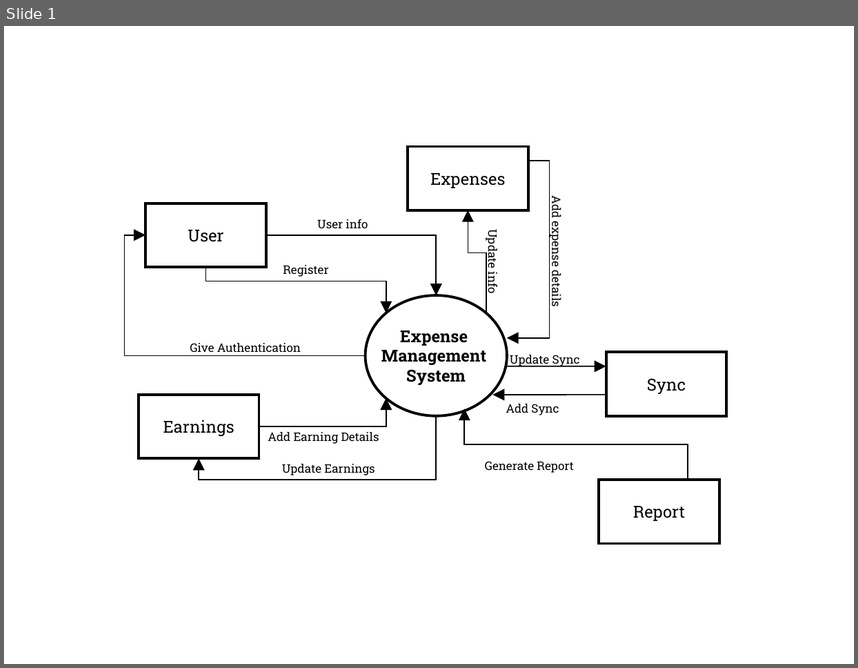
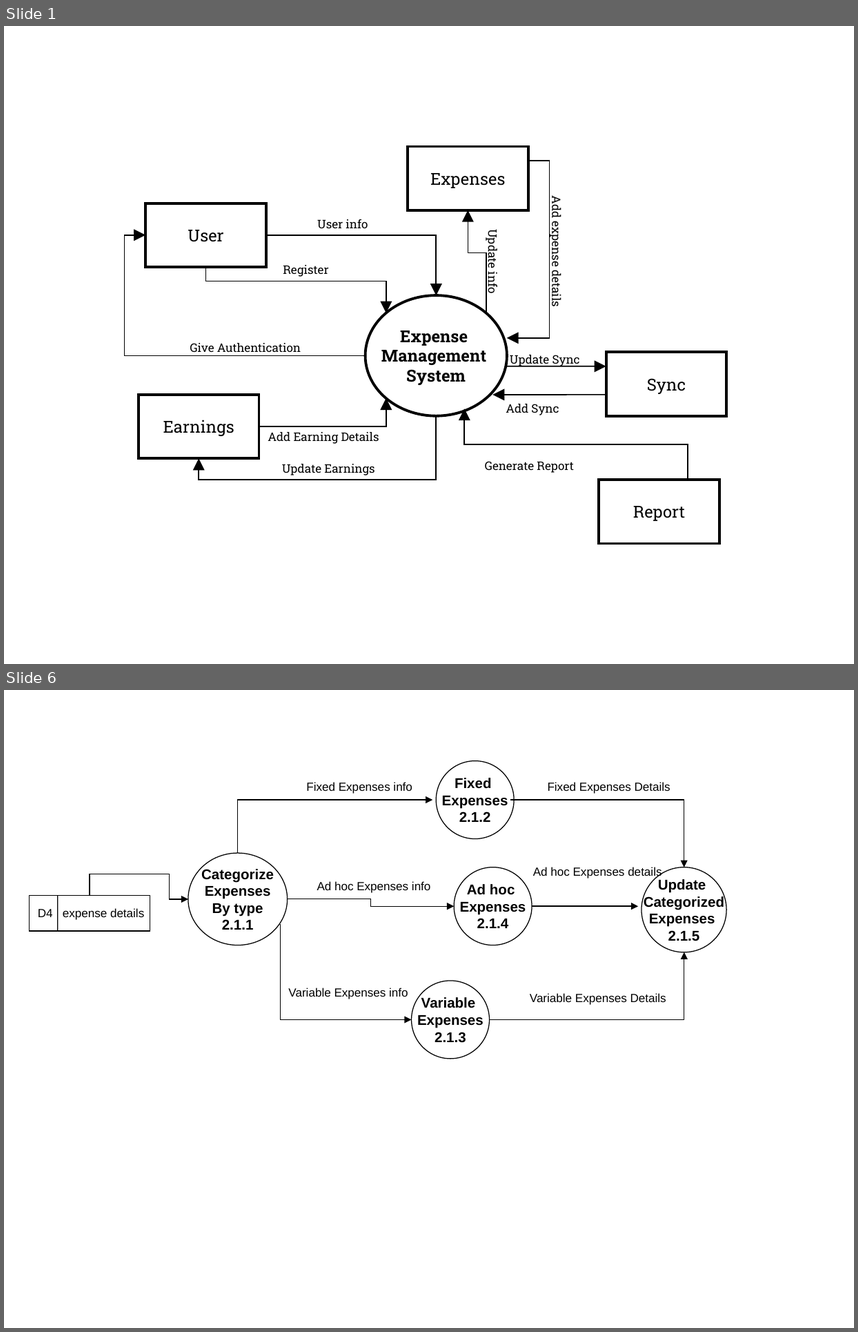
Before and after one commit to sayan801/ExpenseManager, a slide deck: report/ExpenseManagerSystems-diagrams.ppt. Shown one above the other, each under a label of ours: slide 1 before the commit, slides 1 and 6 after it; the slides between them are not shown. The pictures are 858x668 and 858x1332 pixels, drawn with LibreOffice and Linux fonts; fonts in the diff are those of the drawing. Boxes give left, top, right and bottom in pixels: in the first picture for what was removed or moved away, otherwise in the second. Text is boxed around its words. In the diff, an @@ line names an element or a change of style, - is before the commit and + after.

```diff
--- a/report/ExpenseManagerSystems-diagrams.ppt
+++ b/report/ExpenseManagerSystems-diagrams.ppt
@@ slide 6 added at (4, 690, 854, 1328), background #FFFFFF @@
@@ ellipse added at (436, 760, 514, 839), outline #000000 0.74 pt, 12 pt, text #000000, bold @@
+Fixed
+Expenses
+2.1.2
@@ text added at (306, 782, 412, 793), 10 pt, text #000000 @@
+Fixed Expenses info
@@ text added at (548, 782, 671, 793), 10 pt, text #000000 @@
+Fixed Expenses Details
@@ elbow arrow added from (238, 854) to (432, 800), #000000 0.74 pt @@
@@ elbow arrow added from (510, 800) to (684, 867), #000000 0.74 pt @@
@@ ellipse added at (188, 854, 288, 945), outline #000000 0.74 pt, 12 pt, text #000000, bold @@
+Categorize
+Expenses
+By type
+2.1.1
@@ elbow arrow added from (90, 896) to (188, 899), #000000 0.74 pt @@
@@ ellipse added at (454, 867, 532, 945), outline #000000 0.74 pt, 12 pt, text #000000, bold @@
+Ad hoc
+Expenses
+2.1.4
@@ text added at (533, 867, 662, 878), 10 pt, text #000000 @@
+Ad hoc Expenses details
@@ ellipse added at (642, 867, 726, 952), outline #000000 0.74 pt, 12 pt, text #000000, bold @@
+Update
+Categorized
+Expenses
+2.1.5
@@ rectangle added at (30, 896, 150, 931), outline #000000 0.74 pt @@
@@ line added from (58, 896) to (58, 931), #000000 0.74 pt @@
@@ text added at (317, 881, 431, 893), 10 pt, text #000000 @@
+Ad hoc Expenses info
@@ text added at (38, 908, 144, 920), 10 pt, text #000000 @@
+D4 expense details
@@ elbow arrow added from (287, 899) to (454, 906), #000000 0.74 pt @@
@@ elbow arrow added from (532, 906) to (638, 906), #000000 0.74 pt @@
@@ elbow arrow added from (280, 924) to (411, 1020), #000000 0.74 pt @@
@@ elbow arrow added from (489, 1020) to (684, 952), #000000 0.74 pt @@
@@ text added at (288, 987, 408, 999), 10 pt, text #000000 @@
+Variable Expenses info
@@ ellipse added at (411, 980, 489, 1059), outline #000000 0.74 pt, 12 pt, text #000000, bold @@
+Variable
+Expenses
+2.1.3
@@ text added at (530, 993, 666, 1005), 10 pt, text #000000 @@
+Variable Expenses Details
```
Also in this commit, not shown: 1 slide changed, 3 other slides added, 1 other file.
